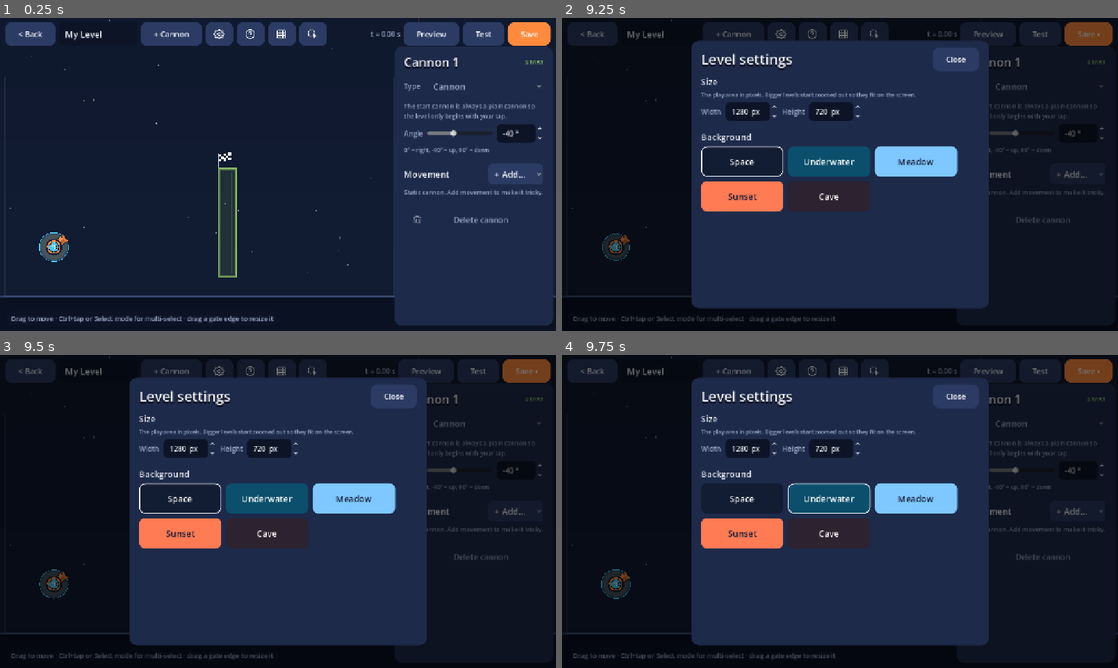
Above: before the commit, frames 1-4 (two rows, left to right).
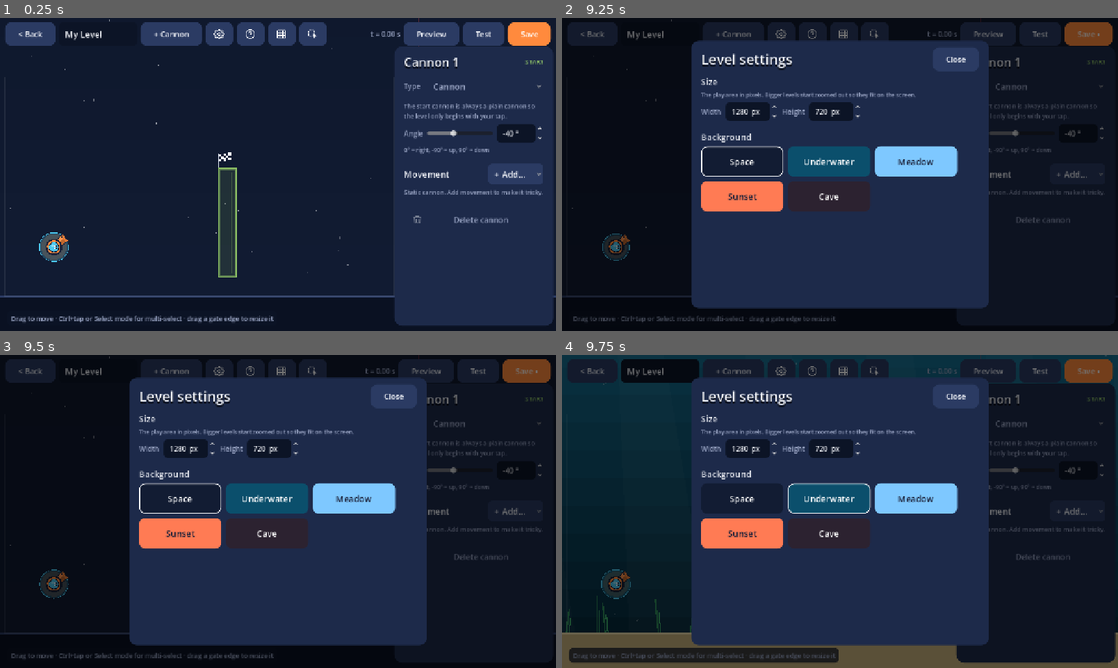
Above: after the commit, the same moments.

Repository: incredibleLeitman/BarrelBounce
Game: Godot game, scene res://scenes/editor.tscn
The game is run twice, just before and just after one commit, with the same random seed, the same clock (stepped at 60 frames per second) and the same inputs. This scene is started directly instead of the project's main scene.
Inputs (mouse positions are in pixels of both pictures, inside the frame that each line leads up to):
- Up to frame 1 (0.25 s): no input
- Up to frame 2 (9.25 s): click "Preview" at 0.5 s; click "Stop" at 1.25 s; click (778, 33) at 2 s; click "+ Cannon" at 2.75 s; click (812, 33) at 3.52 s; click (845, 33) at 4.27 s; click (873, 33) at 5.02 s; click "Test" at 5.75 s; click "+ Add…" at 6.5 s; click "Space" at 7.25 s; click "Preview" at 8 s; click "Test" at 8.75 s
- Up to frame 3 (9.5 s): no input
- Up to frame 4 (9.75 s): click "Underwater" at 9.5 s

Frames 1-3 are identical in both runs. In frame 4, 17% of the frame differs, in the area x 0-100%, y 0-100%.

Commit message:
Apply the level background when the level view refreshes
The theme assignment had drifted into clear_ghost_trails(), so a level's
background was only applied on reset, not when the level was entered.

Co-Authored-By: Claude Fable 5.1 <noreply@anthropic.com>
Claude-Session: https://claude.ai/code/session_01P1Bjp7HghSrjiHKHQrjXiS

Diff:
--- a/scripts/view/level_view.gd
+++ b/scripts/view/level_view.gd
@@ -92,6 +92,9 @@
 	player_node.update_from(sim)
 	for g in ghosts:
 		g["node"].update_from(g["sim"])
+	var bg := str(sim.level.get("background", "space"))
+	if bg != backdrop.theme_name:
+		backdrop.theme_name = bg
 
 
 ## Replaces the ghosts: [param sims] is a list of {"sim": Simulation, "color": Color}.
@@ -114,9 +117,6 @@
 func clear_ghost_trails() -> void:
 	for g in ghosts:
 		g["node"].clear_trail()
-	var bg := str(sim.level.get("background", "space"))
-	if bg != backdrop.theme_name:
-		backdrop.theme_name = bg
 
 
 func set_selection(indices: Array, finish_selected: bool) -> void:
